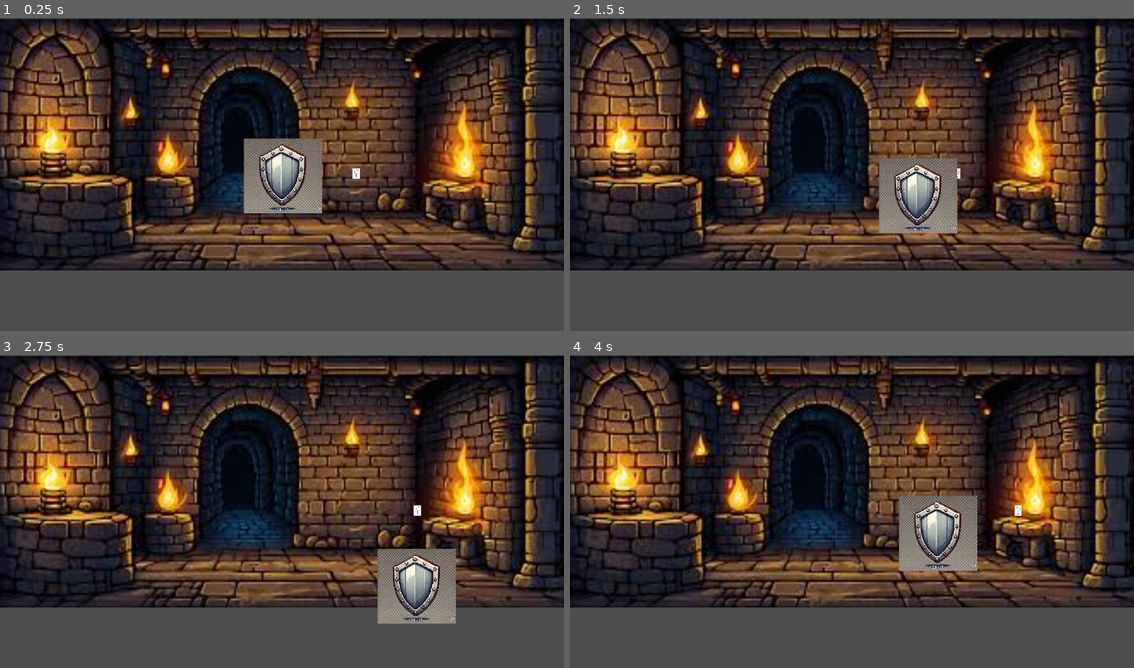
Above: before the commit, frames 1-4 (two rows, left to right).
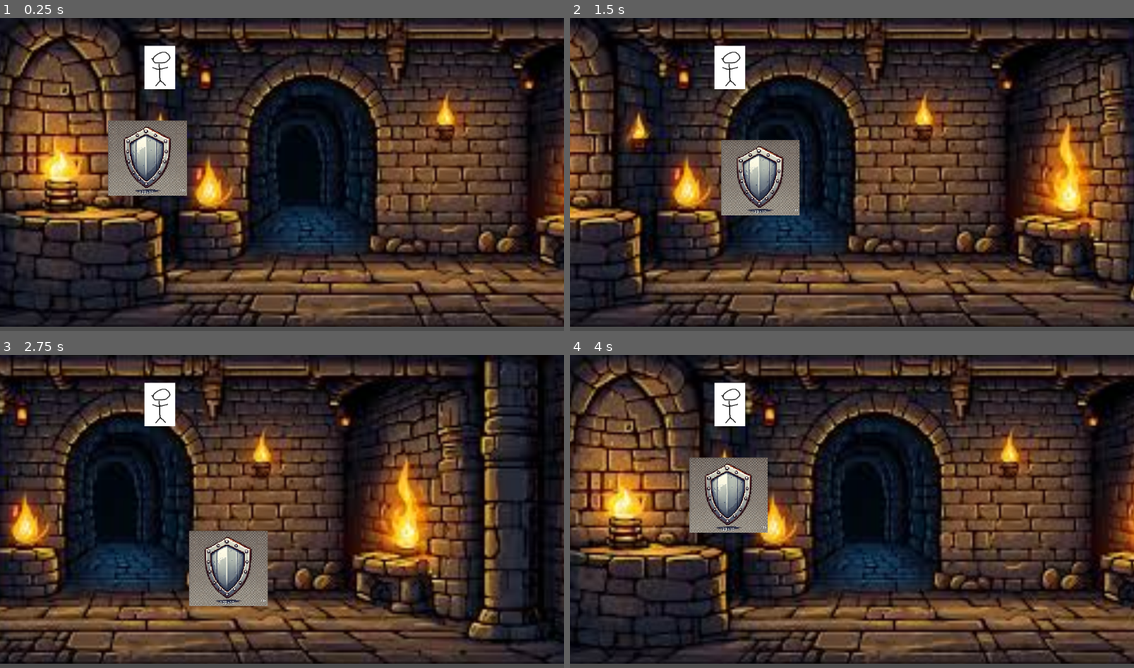
Above: after the commit, the same moments.

Repository: Cookie-Tin-Studios/Heroes-Shield
Game: Godot game, scene res://scenes/main.tscn
The game is run twice, just before and just after one commit, with the same random seed, the same clock (stepped at 60 frames per second) and the same inputs.
Inputs:
- Up to frame 1 (0.25 s): no input
- Up to frame 2 (1.5 s): hold Right (ui_right) 0.53-1.28 s; hold Down (ui_down) from 1.28 s (still down)
- Up to frame 3 (2.75 s): release Down (ui_down) at 2.03 s; hold Right (ui_right) from 2.03 s (still down)
- Up to frame 4 (4 s): release Right (ui_right) at 2.78 s; hold Up (ui_up) 2.78-3.53 s; hold Left (ui_left) from 3.53 s (still down)

The runs differ from the first frame. In frame 1, 76% of the frame differs, in the area x 0-100%, y 0-99%; in frame 2, 73%; in frame 3, 77%; in frame 4, 74%.

Commit message:
Make camera follow idiot & add crappy background

Diff:
--- a/scenes/background.tscn
+++ b/scenes/background.tscn
@@ -1,9 +1,19 @@
-[gd_scene load_steps=2 format=3 uid="uid://bmrllruow0jvo"]
+[gd_scene load_steps=2 format=3 uid="uid://cn3lii7exa78k"]
 
-[ext_resource type="Texture2D" uid="uid://dd7txxotnxl2a" path="res://assets/sprites/bad background.jpeg" id="1_11egs"]
+[ext_resource type="Texture2D" uid="uid://dd7txxotnxl2a" path="res://assets/sprites/bad background.jpeg" id="1_42gn5"]
 
-[node name="Sprite2D" type="Sprite2D"]
-texture_repeat = 3
-position = Vector2(-7, 2)
-scale = Vector2(5, 5)
-texture = ExtResource("1_11egs")
+[node name="Background" type="ParallaxBackground"]
+
+[node name="ParallaxLayer" type="ParallaxLayer" parent="."]
+position = Vector2(1, 0)
+scale = Vector2(3, 3)
+motion_mirroring = Vector2(367, 0)
+
+[node name="Sprite2D" type="Sprite2D" parent="ParallaxLayer"]
+texture_repeat = 2
+
+[node name="TextureRect" type="TextureRect" parent="ParallaxLayer/Sprite2D"]
+offset_left = -0.666667
+offset_right = 366.333
+offset_bottom = 137.0
+texture = ExtResource("1_42gn5")
--- a/scenes/idiot_hero.tscn
+++ b/scenes/idiot_hero.tscn
@@ -28,7 +28,7 @@
 
 [node name="AnimatedSprite2D" type="AnimatedSprite2D" parent="."]
 position = Vector2(0, 5)
-scale = Vector2(0.257461, 0.229038)
+scale = Vector2(1.122, 1)
 sprite_frames = SubResource("SpriteFrames_ar3yn")
 animation = &"idle"
 autoplay = "idle"
--- a/scenes/main.tscn
+++ b/scenes/main.tscn
@@ -3,20 +3,23 @@
 [ext_resource type="Script" path="res://main.gd" id="1_fao52"]
 [ext_resource type="PackedScene" uid="uid://dk41cisdtdonq" path="res://scenes/idiot_hero.tscn" id="2_jn0l8"]
 [ext_resource type="PackedScene" uid="uid://bumwv0mx5w6aq" path="res://scenes/shield.tscn" id="2_w3671"]
-[ext_resource type="PackedScene" uid="uid://bmrllruow0jvo" path="res://scenes/background.tscn" id="3_3s816"]
+[ext_resource type="PackedScene" uid="uid://cn3lii7exa78k" path="res://scenes/background.tscn" id="3_3s816"]
 
 [node name="Node2D" type="Node2D"]
 script = ExtResource("1_fao52")
 
 [node name="Idiot_hero" parent="." instance=ExtResource("2_jn0l8")]
-position = Vector2(278, -16)
+z_as_relative = false
+position = Vector2(652, 201)
 
-[node name="Shield" parent="." instance=ExtResource("2_w3671")]
-
-[node name="Camera2D" type="Camera2D" parent="."]
+[node name="Camera2D" type="Camera2D" parent="Idiot_hero"]
+position = Vector2(499, 450)
 scale = Vector2(1, 8.72)
 zoom = Vector2(0.5, 0.5)
 
-[node name="Background" parent="Camera2D" instance=ExtResource("3_3s816")]
-position = Vector2(95, -14.7936)
-scale = Vector2(7, 0.863303)
+[node name="Background" parent="Idiot_hero/Camera2D" instance=ExtResource("3_3s816")]
+scale = Vector2(3, 3.1)
+transform = Transform2D(3, 0, 0, 3.1, 0, 0)
+
+[node name="Shield" parent="." instance=ExtResource("2_w3671")]
+position = Vector2(629, 578)
